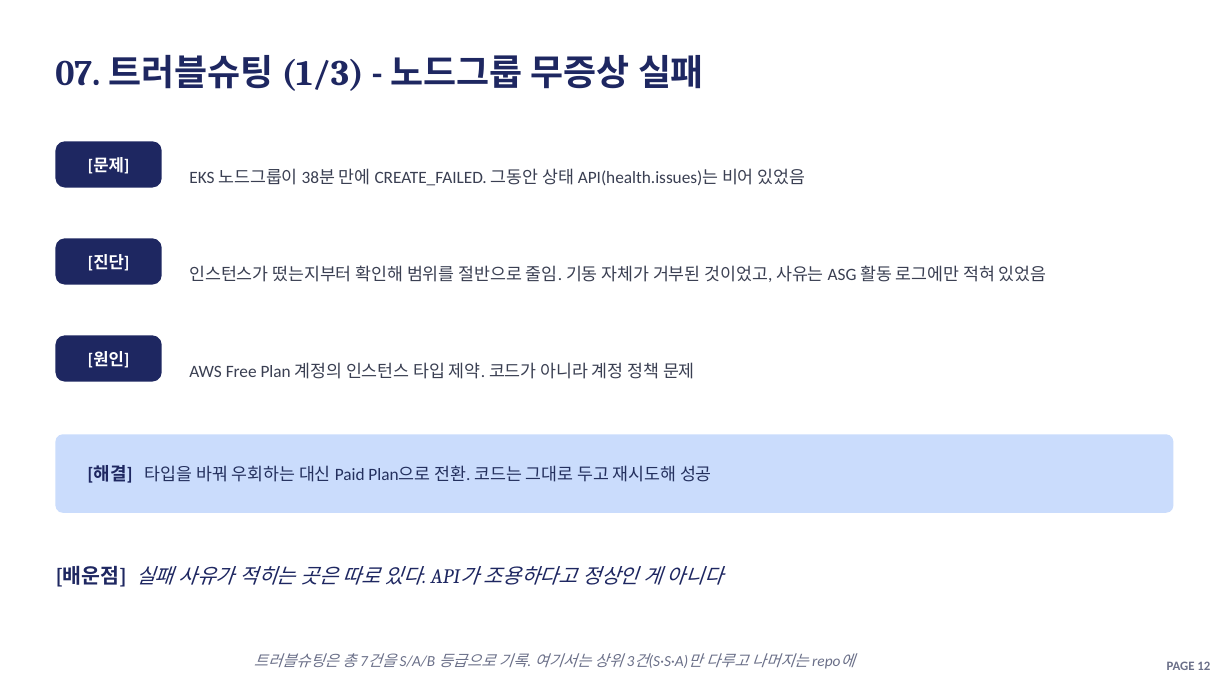
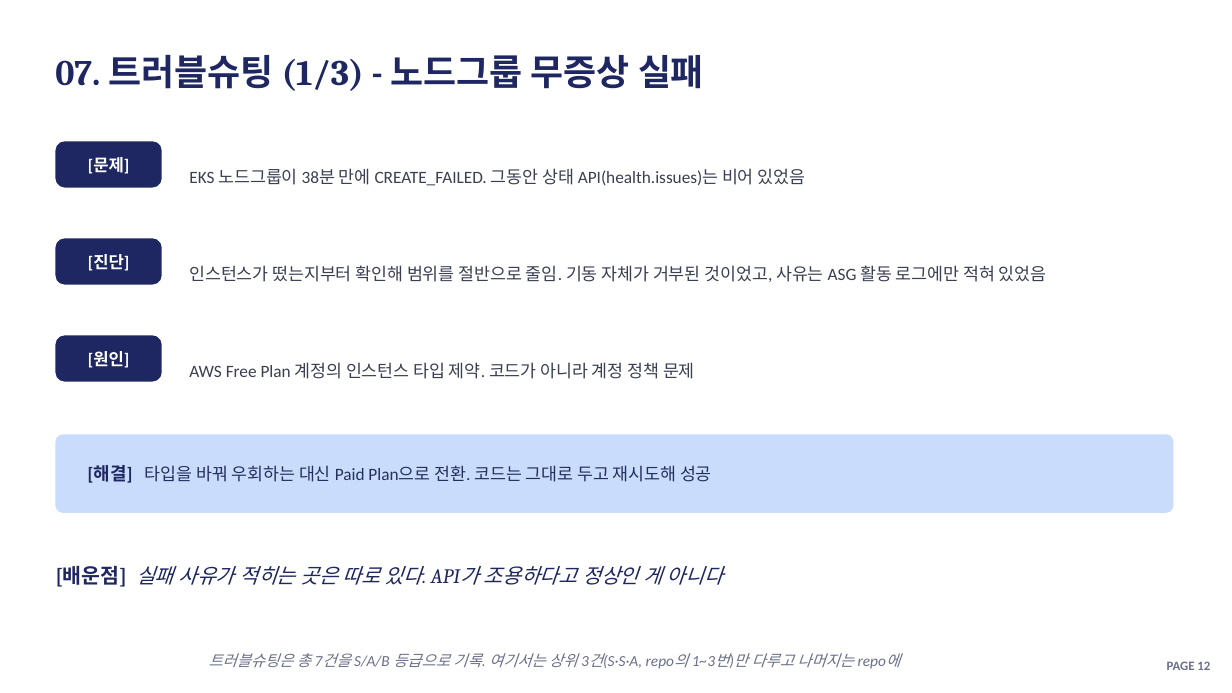
Before and after one commit to soc05272/eks-gitops-portfolio, a slide deck: slide 12 of docs/presentation.pptx. Drawn at 1232x693 pixels with LibreOffice and Linux fonts; fonts in the diff are those of the drawing. Boxes give left, top, right and bottom in pixels: in the first picture for what was removed or moved away, otherwise in the second. Text is boxed around its words. In the diff, an @@ line names an element or a change of style, - is before the commit and + after.

Commit message:
docs: README·트러블슈팅 운영 관점 정리(S/A/B 정렬), 구성도 교체, 발표자료 수정본·PDF 추가, worklog 정합성 정정

```diff
--- a/docs/presentation.pptx
+++ b/docs/presentation.pptx
@@ text at (x1=209, y1=653, x2=854, y2=668): text changed @@
-트러블슈팅은 총 7건을 S/A/B 등급으로 기록. 여기서는 상위 3건(S·S·A)만 다루고 나머지는 repo에
+트러블슈팅은 총 7건을 S/A/B 등급으로 기록. 여기서는 상위 3건(S·S·A, repo의 1~3번)만 다루고 나머지는 repo에
```
Also in this commit, not shown: 8 other slides changed, 10 other files.
